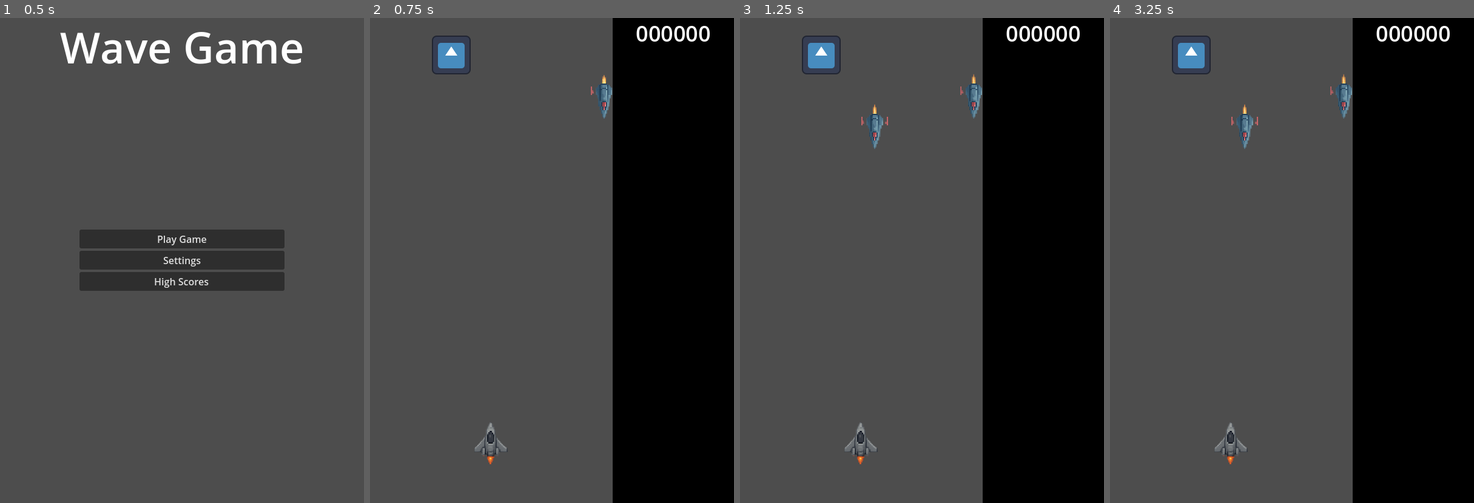
Above: before the commit, frames 1-4 (left to right).
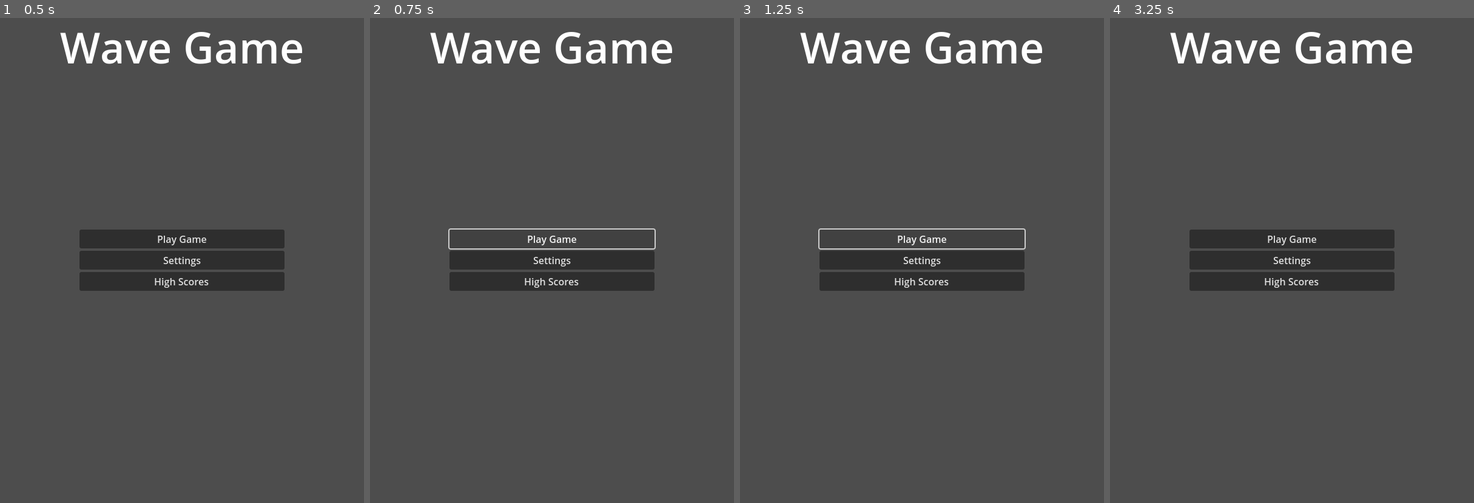
Above: after the commit, the same moments.

Repository: parkernalch/wave-jam
Game: Godot game, scene res://Scenes/Menus/menus.tscn
Same seed, same stepped clock (60 frames per second), same inputs: the game is played once before the commit and once after it. The engine's default icon, where the game draws it, is replaced by a stand-in: a white triangle on a blue panel in a dark square.
Inputs (mouse positions are in pixels of both pictures, inside the frame that each line leads up to):
- Up to frame 1 (0.5 s): no input
- Up to frame 2 (0.75 s): click "Play Game" at 0.5 s
- Up to frame 3 (1.25 s): no input
- Up to frame 4 (3.25 s): click (1292, 241) at 1.25 s, where only the run after the commit has a clickable "Play Game"; click (1292, 279) at 2 s, where only the run after the commit has a clickable "High Scores"; click (1124, 27) at 2.75 s, where only the run after the commit has a clickable "Back"

Frame 1 is identical in both runs. In frame 2, 39% of the frame differs, in the area x 16-100%, y 0-100%; in frame 3, 39%; in frame 4, 41%.

Commit message:
Added AmplitudeBar | Added SignalBus

Diff:
--- a/Entities/Bullet/Bullet.gd
+++ b/Entities/Bullet/Bullet.gd
@@ -37,6 +37,11 @@
 	var aabb = Rect2(global_position - hit_box_size * 0.5, hit_box_size)
 
 	var candidates = spatial_hash.query(aabb)
+
+	if (global_position.y < -100):
+		queue_free()
+		return
+
 	for obj in candidates:
 		# ensure candidate has get_aabb or else skip
 		if not obj.has_method("get_aabb"):
--- a/Entities/Enemy/Enemy.gd
+++ b/Entities/Enemy/Enemy.gd
@@ -1,5 +1,4 @@
 extends RigidBody2D
-
 
 # Called when the node enters the scene tree for the first time.
 func _ready() -> void:
@@ -10,6 +9,7 @@
 	spatial_hash.update(self, get_aabb())
 
 func on_hit(wave_form) -> void:
+	signal_bus.enemy_hit.emit()
 	print("Bullet hit! ", wave_form["name"])
 
 func get_aabb() -> Rect2:
--- a/Entities/Enemy/test_enemy.tscn
+++ /dev/null
@@ -1,18 +0,0 @@
-[gd_scene load_steps=4 format=3 uid="uid://d3pvvcxo50ind"]
-
-[ext_resource type="Script" uid="uid://c31wxi1aat0bk" path="res://Entities/Enemy/Enemy.gd" id="1_jd44d"]
-[ext_resource type="Texture2D" uid="uid://bve4tgd36vyvf" path="res://icon.svg" id="1_medso"]
-
-[sub_resource type="RectangleShape2D" id="RectangleShape2D_jd44d"]
-size = Vector2(64, 64)
-
-[node name="Enemy" type="RigidBody2D"]
-gravity_scale = 0.0
-script = ExtResource("1_jd44d")
-
-[node name="Sprite2D" type="Sprite2D" parent="."]
-scale = Vector2(0.5, 0.5)
-texture = ExtResource("1_medso")
-
-[node name="CollisionShape2D" type="CollisionShape2D" parent="."]
-shape = SubResource("RectangleShape2D_jd44d")
--- a/Entities/Player/Player.gd
+++ b/Entities/Player/Player.gd
@@ -5,6 +5,10 @@
 @export var bullet_speed = 600;
 @export var speed = 300
 
+signal amplitude_changed
+
+var max_amplitude = 100.0
+var amplitude = 100.0
 var shoot_cooldown_timer
 var shoot_cooldown = 0.00001
 var can_shoot = true
@@ -13,19 +17,22 @@
 var current_form = FORMS.SIN
 
 func _ready() -> void:
+	signal_bus.enemy_hit.connect(_on_enemy_hit)
+	signal_bus.amplitude_changed.emit(100)
 	shoot_cooldown_timer = TimerHelper.make_timer(self, shoot_cooldown, _reset_shoot_cooldown, false, false)
 
 func _physics_process(delta: float) -> void:
 	if Input.is_action_just_pressed("change_form"):
 		change_form()
 	elif Input.is_action_pressed("shoot"):
+		amplitude -= 10 * delta
+		signal_bus.amplitude_changed.emit(amplitude)
 		shoot()
 
 func change_form():
 	form_index = (form_index + 1) % FORMS.size()
 	current_form = FORMS.values()[form_index]
 	set_tint(current_form["color"])
-
 
 func set_tint(color: Vector4) -> void:
 	# Root node material
@@ -52,5 +59,9 @@
 		can_shoot = false
 		shoot_cooldown_timer.start()
 
+func _on_enemy_hit():
+	amplitude = min(amplitude + 1, max_amplitude)
+	signal_bus.amplitude_changed.emit(amplitude)
+
 func _reset_shoot_cooldown():
 	can_shoot = true
--- /dev/null
+++ b/Globals/SignalBus.gd
@@ -0,0 +1,4 @@
+extends Node
+
+signal enemy_hit
+signal amplitude_changed(amplitude)
--- /dev/null
+++ b/Scenes/Game/AmplitudeBar.gd
@@ -0,0 +1,8 @@
+extends TextureProgressBar
+
+
+func _ready() -> void:
+	signal_bus.amplitude_changed.connect(update)
+
+func update(amplitude) -> void:
+	value = amplitude
--- /dev/null
+++ b/Scenes/Game/AmplitudeBar/AmplitudeBar.gd
@@ -0,0 +1,8 @@
+extends TextureProgressBar
+
+
+func _ready() -> void:
+	signal_bus.amplitude_changed.connect(update)
+
+func update(amplitude) -> void:
+	value = amplitude
--- /dev/null
+++ b/Scenes/Game/AmplitudeBar/AmplitudeBar.tscn
@@ -0,0 +1,15 @@
+[gd_scene load_steps=4 format=3 uid="uid://bjt85faac56m6"]
+
+[ext_resource type="Texture2D" uid="uid://358ew66x0dje" path="res://Scenes/Game/AmplitudeBar/outlinetohealthbar.png" id="1_2egt3"]
+[ext_resource type="Script" uid="uid://qo5jixekmrfi" path="res://Scenes/Game/AmplitudeBar/AmplitudeBar.gd" id="1_hcs0h"]
+[ext_resource type="Texture2D" uid="uid://06mly6vji3ws" path="res://Scenes/Game/AmplitudeBar/progress.png" id="2_r5lmy"]
+
+[node name="AmplitudeBar" type="TextureProgressBar"]
+offset_right = 600.0
+offset_bottom = 300.0
+rotation = -1.5707964
+value = 100.0
+texture_under = ExtResource("1_2egt3")
+texture_over = ExtResource("1_2egt3")
+texture_progress = ExtResource("2_r5lmy")
+script = ExtResource("1_hcs0h")
--- a/Scenes/Game/game.tscn
+++ b/Scenes/Game/game.tscn
@@ -1,8 +1,11 @@
 [gd_scene load_steps=11 format=3 uid="uid://gf4gu3r0d4ub"]
 
+[ext_resource type="PackedScene" uid="uid://bgq25fqnnfvvr" path="res://Entities/Enemy2/Enemy2.tscn" id="3_qikps"]
+[gd_scene load_steps=5 format=3 uid="uid://gf4gu3r0d4ub"]
+
 [ext_resource type="PackedScene" uid="uid://cgbo4s8g2xsx7" path="res://Entities/Player/Player.tscn" id="1_mv0hc"]
-[ext_resource type="PackedScene" uid="uid://d3pvvcxo50ind" path="res://Entities/Enemy/test_enemy.tscn" id="2_qxfds"]
-[ext_resource type="PackedScene" uid="uid://bgq25fqnnfvvr" path="res://Entities/Enemy2/Enemy2.tscn" id="3_qikps"]
+[ext_resource type="PackedScene" uid="uid://bjt85faac56m6" path="res://Scenes/Game/AmplitudeBar/AmplitudeBar.tscn" id="2_qikps"]
+[ext_resource type="PackedScene" uid="uid://d3pvvcxo50ind" path="res://Entities/Enemy/Enemy.tscn" id="2_qxfds"]
 
 [sub_resource type="LabelSettings" id="LabelSettings_ev4jc"]
 font_size = 36
@@ -133,6 +136,13 @@
 horizontal_alignment = 1
 vertical_alignment = 1
 
+[node name="AmplitudeBar" parent="UICanvas" instance=ExtResource("2_qikps")]
+offset_left = 352.0
+offset_top = 787.0
+offset_right = 952.0
+offset_bottom = 1087.0
+scale = Vector2(1.2400012, 1)
+
 [node name="Enemy" parent="." instance=ExtResource("2_qxfds")]
 position = Vector2(134, 61)
 
--- a/globals.gd
+++ /dev/null
@@ -1 +0,0 @@
-#global variables and stuff
--- a/project.godot
+++ b/project.godot
@@ -20,6 +20,7 @@
 timer_helper="*res://Globals/TimerHelper.gd"
 constants="*res://Globals/Constants.gd"
 spatial_hash="*res://Globals/SpatialHash.gd"
+signal_bus="*res://Globals/SignalBus.gd"
 
 [display]
 
Binary file added: Scenes/Game/AmplitudeBar/outlinetohealthbar.png
Not shown, added: Scenes/Game/AmplitudeBar/outlinetohealthbar.png.import
Binary file added: Scenes/Game/AmplitudeBar/progress.png
Not shown, added: Scenes/Game/AmplitudeBar/progress.png.import
Not shown, removed: globals.gd.uid
Not shown, added: Scenes/Game/game.tscn3068017207.tmp
